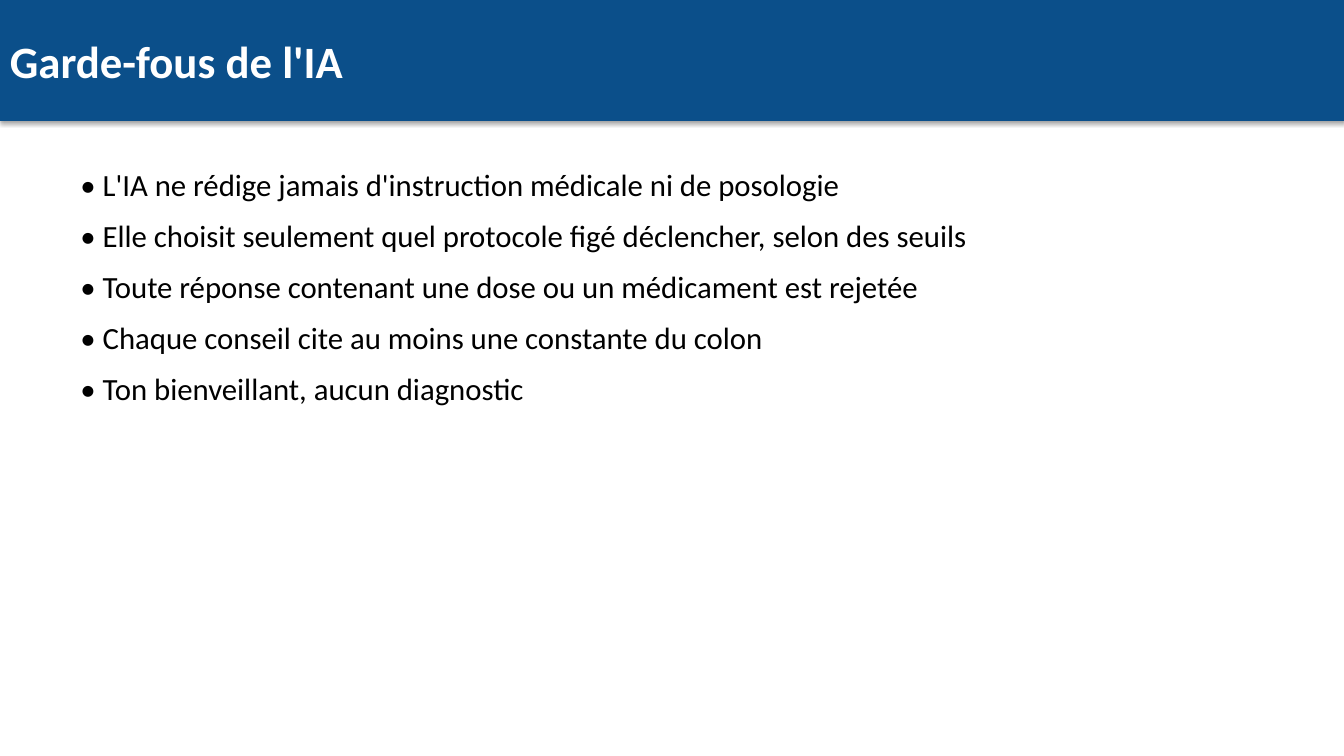
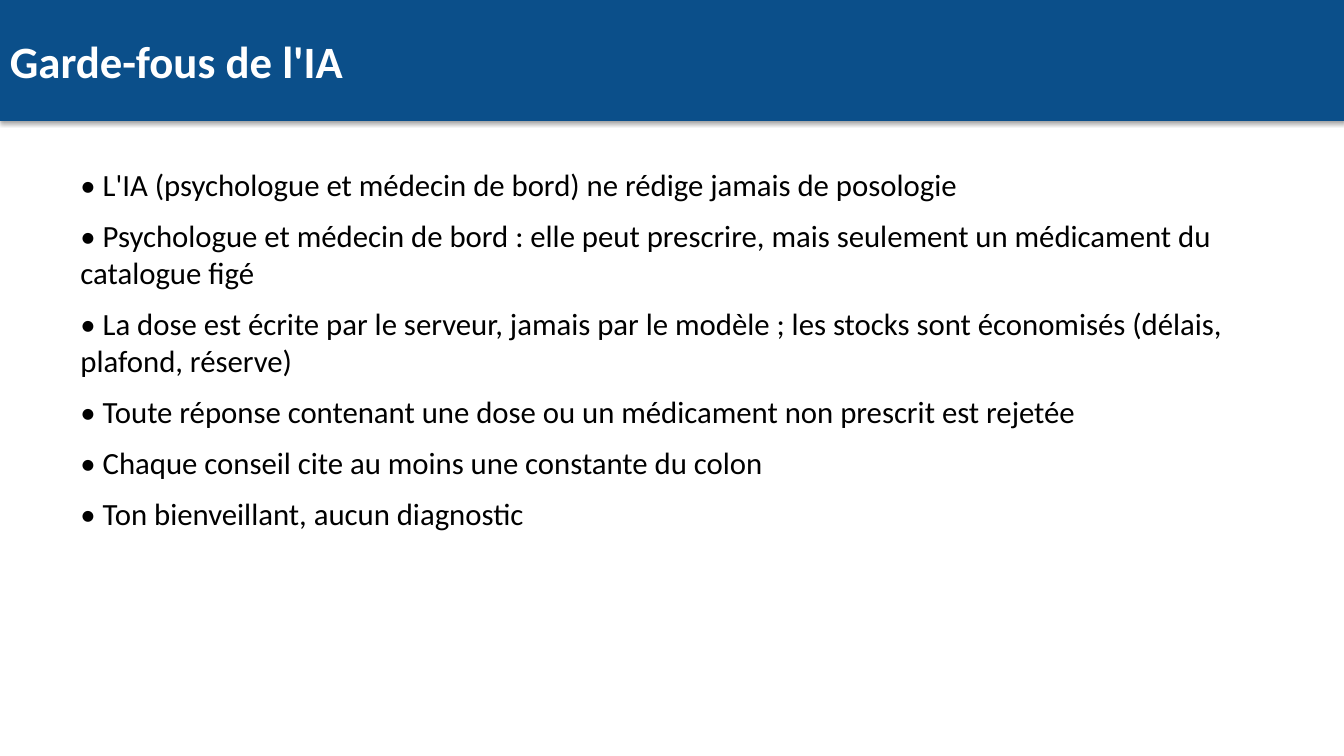
Before and after one commit to Skillyougen/Hugin, a slide deck: slide 6 of docs/livrables/Workshop2026-B3-Pres.pptx. Drawn at 1344x756 pixels with LibreOffice and Linux fonts; fonts in the diff are those of the drawing. Boxes give left, top, right and bottom in pixels: in the first picture for what was removed or moved away, otherwise in the second. Text is boxed around its words. In the diff, an @@ line names an element or a change of style, - is before the commit and + after.

Commit message:
ia : psychologue ET médecin de bord, prescriptions du chat avec économie du stock
Demande : l'IA peut donner des médicaments, mais pas à tout va (stocks limités).
Le modèle ne choisit qu'un identifiant du catalogue figé (catalogue.json :
anxiolytique léger, antipyrétique) ; la posologie est écrite par le serveur,
jamais par le modèle (cohérent avec le CDC §2). Règles d'économie appliquées
côté serveur, non contournables : état orange/rouge requis, pas de prescription
pendant une alerte, 2 par 24 h et par colon, délai minimum par médicament,
réserve de 50 doses pour les urgences ; les médicaments à risque ne sortent
que par les protocoles. Le modèle voit la liste des médicaments permis ou la
raison du refus ; si le refus survient, la réponse le dit. Journal des
prescriptions (table prescriptions). Corrige aussi un gaspillage : un import
rouge répété redébitait la même dose, il est maintenant marqué « déjà
prescrit » (6 h). Migration automatique, tests (parcimonie, alerte, réserve,
dose écrite par le modèle refusée), docs et livrables à jour.

```diff
--- a/docs/livrables/Workshop2026-B3-Pres.pptx
+++ b/docs/livrables/Workshop2026-B3-Pres.pptx
@@ text at (x1=80, y1=173, x2=1221, y2=429): text changed @@
-• L'IA ne rédige jamais d'instruction médicale ni de posologie
-• Elle choisit seulement quel protocole figé déclencher, selon des seuils
-• Toute réponse contenant une dose ou un médicament est rejetée
+• L'IA (psychologue et médecin de bord) ne rédige jamais de posologie
+• Psychologue et médecin de bord : elle peut prescrire, mais seulement un médicament du catalogue figé
+• La dose est écrite par le serveur, jamais par le modèle ; les stocks sont économisés (délais, plafond, réserve)
+• Toute réponse contenant une dose ou un médicament non prescrit est rejetée
```
Also in this commit, not shown: 14 other files.
